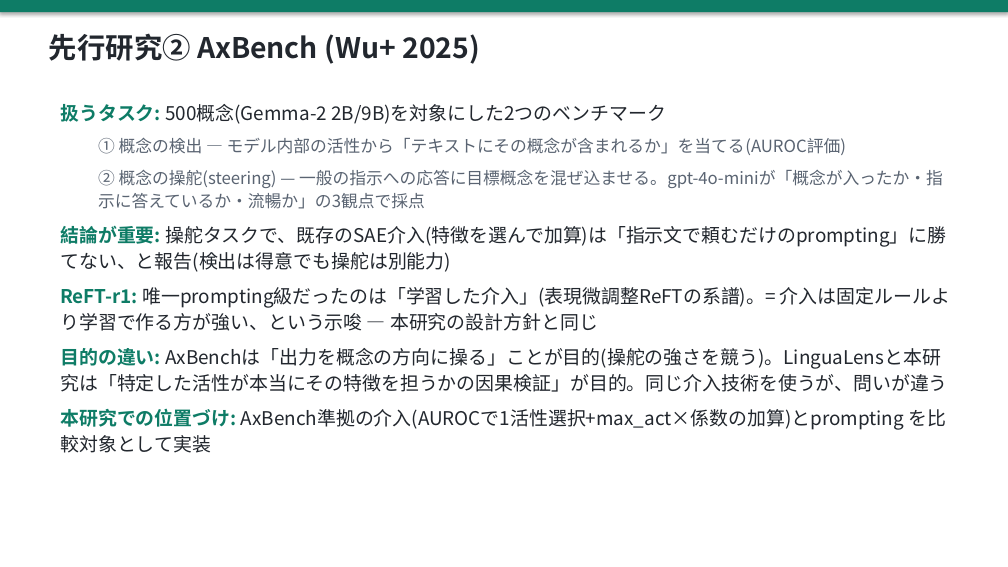
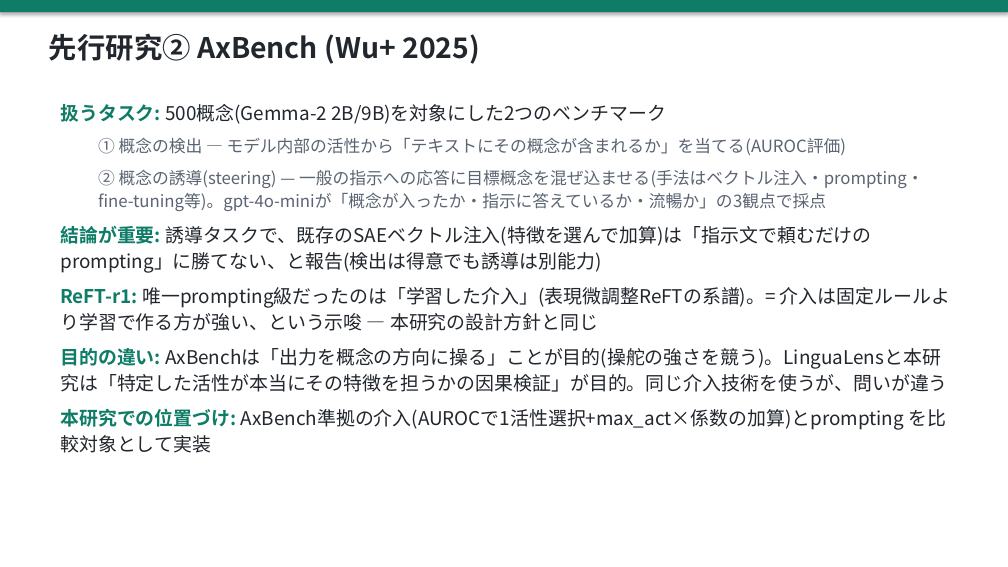
Before and after one commit to yohei-kobashi/SAE-LEWIS, a slide deck: slide 4 of slides/20260722_progress.pptx. Drawn at 1008x567 pixels with LibreOffice and Linux fonts; fonts in the diff are those of the drawing. Boxes give left, top, right and bottom in pixels: in the first picture for what was removed or moved away, otherwise in the second. Text is boxed around its words. In the diff, an @@ line names an element or a change of style, - is before the commit and + after.

Commit message:
steering訳語の整理(ユーザー指摘): タスク=概念の誘導(steering)、手法=ベクトル注入(steer) — promptingも誘導手法に含まれるためタスク名にはベクトル注入を使わない使い分け。比較対象スライドのラベルと略記注記を更新

```diff
--- a/slides/20260722_progress.pptx
+++ b/slides/20260722_progress.pptx
@@ text at (x1=60, y1=170, x2=923, y2=273): text changed @@
-  ② 概念の操舵(steering) — 一般の指示への応答に目標概念を混ぜ込ませる。gpt-4o-miniが「概念が入ったか・指示に答えているか・流暢か」の3観点で採点
-結論が重要: 操舵タスクで、既存のSAE介入(特徴を選んで加算)は「指示文で頼むだけのprompting」に勝てない、と報告(検出は得意でも操舵は別能力)
+  ② 概念の誘導(steering) — 一般の指示への応答に目標概念を混ぜ込ませる(手法はベクトル注入・prompting・fine-tuning等)。gpt-4o-miniが「概念が入ったか・指示に答えているか・流暢か」の3観点で採点
+結論が重要: 誘導タスクで、既存のSAEベクトル注入(特徴を選んで加算)は「指示文で頼むだけのprompting」に勝てない、と報告(検出は得意でも誘導は別能力)
```
Also in this commit, not shown: 1 other slide changed.
